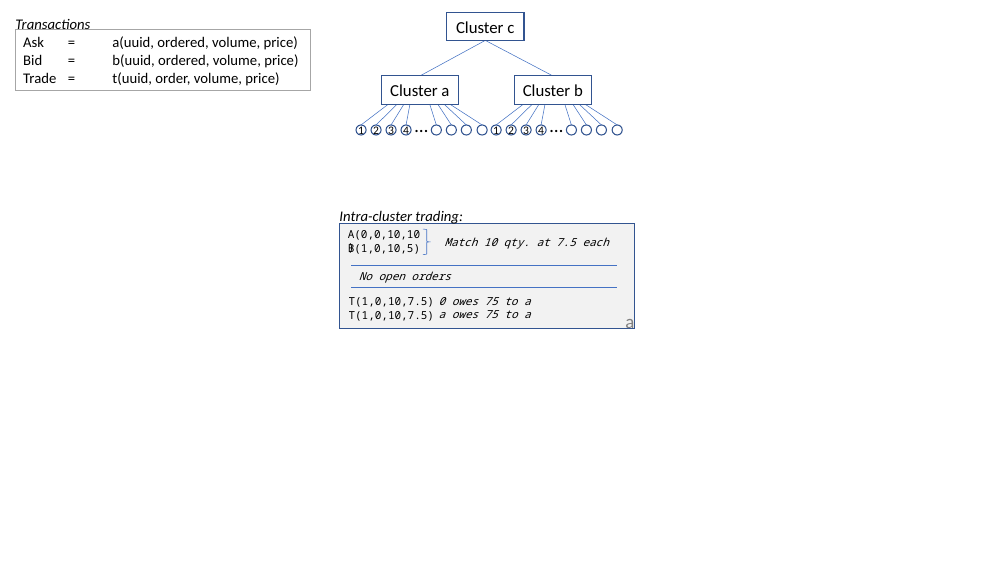
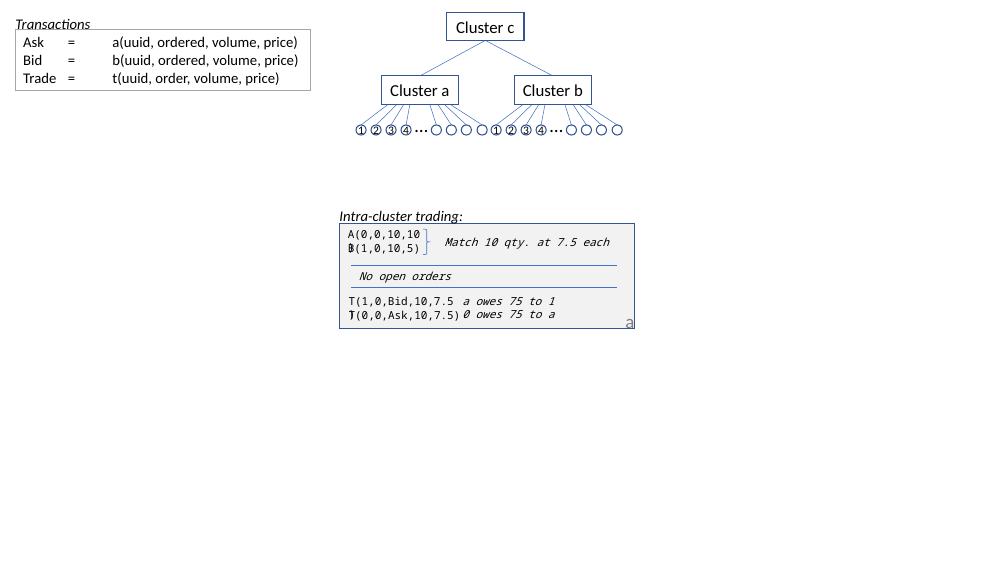
Before and after one commit to blockchain-lab/eXchains, a slide deck: slide 3 of Balancing_Algorithm/Trading algorithm Visualized.pptx (slide 1 before the commit). Drawn at 1008x567 pixels with LibreOffice and Linux fonts; fonts in the diff are those of the drawing. Boxes give left, top, right and bottom in pixels: in the first picture for what was removed or moved away, otherwise in the second. Text is boxed around its words. In the diff, an @@ line names an element or a change of style, - is before the commit and + after.

```diff
--- a/Balancing_Algorithm/Trading algorithm Visualized.pptx
+++ b/Balancing_Algorithm/Trading algorithm Visualized.pptx
@@ text at <box>349,296,454,307</box>: text changed @@
-T(1,0,10,7.5)
+T(1,0,Bid,10,7.5)
@@ text at <box>462,297,555,305</box>: text changed @@
-0 owes 75 to a
+a owes 75 to 1
@@ text at <box>349,310,461,321</box>: text changed @@
-T(1,0,10,7.5)
+T(0,0,Ask,10,7.5)
@@ text at <box>462,310,555,318</box>: text changed @@
-a owes 75 to a
+0 owes 75 to a
```
Also in this commit, not shown: 2 slides added, 2 other files.
